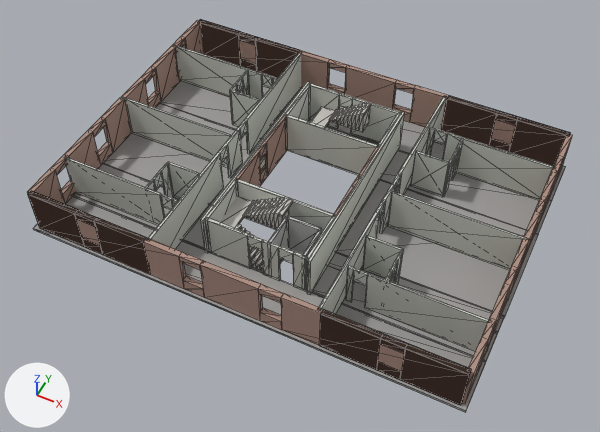
A saved change to the glTF model game/assets/building/floor_03.glb.
One viewpoint serves both versions: a 50 mm camera at (15.8, -32.8, 45.2) aimed at (0.3, -1.7, 6.4). Every picture has the same lights, and +X, +Y and +Z are marked at lower left. The older version comes first. Mesh edges are drawn as thin lines. Objects named as collision shapes, trigger or cutter boxes, shadow casters or lower levels of detail are left out. Vertices at exactly the same position are counted once.

Names of what the first picture shows: 'F03_slabs-col', 'F03_stairs', 'F03_walls-col', 'F03_walls_brick-col', 'F03_walls_conc-col'.
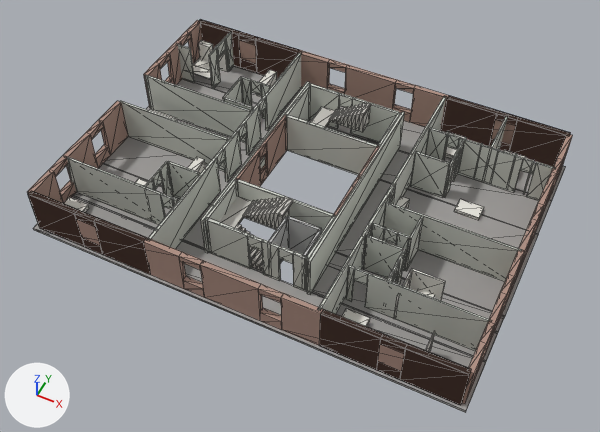
Edits to the bpy script that builds the scene:
```text
Change me_f03_walls_brick_col:
    where me_f03_walls_brick_col.from_pydata(...)  # 368 vertices, 784 faces; spans x -13.8..13.8, y -9.8..9.8, z 6.4..9.4
    me_f03_walls_brick_col part 1: the loose piece of 40 vertices spanning x -13.8..-13.5, y -9.6..-0.1, z 6.4..9.4 is scaled about its middle by (1, 0.961, 1), then moved by (0.0, -0.2, 0.0)
    me_f03_walls_brick_col part 2: the loose piece of 40 vertices spanning x 13.5..13.8, y 0.1..9.6, z 6.4..9.4 is scaled about its middle by (1, 1.09, 1), then moved by (0.0, -0.5, 0.0)
    me_f03_walls_brick_col part 3: the loose piece of 40 vertices spanning x 13.5..13.8, y -9.6..-0.1, z 6.4..9.4 is scaled about its middle by (1, 0.907, 1), then moved by (0.0, -0.5, 0.0)
    me_f03_walls_brick_col part 4: all 16 vertices in x -13.8..-13.5, y 6.1..7.4, z 6.4..9.4 are moved by (0.0, 0.8, 0.0)
    me_f03_walls_brick_col part 5: all 16 vertices in x -13.8..-13.5, y 2.3..3.6, z 6.4..9.4 are moved by (0.0, 1.8, 0.0)
    me_f03_walls_brick_col part 6: all 4 vertices in x -13.8..-13.5, y 0.1, z 6.4..9.4 are moved by (0.0, 2.6, 0.0)
Change me_f03_walls_col:
    remove me_f03_walls_col.from_pydata(...)  # 388 vertices, 672 faces; spans x -13.6..13.6, y -9.6..9.6, z 6.4..9.4
    add me_f03_walls_col.from_pydata(...)  # 472 vertices, 816 faces; spans x -13.6..13.6, y -9.6..9.6, z 6.4..9.4
    me_f03_walls_col part 7: the loose piece of 8 vertices spanning x -13.6..-5.5, y -0.1..0.1, z 6.4..9.4 is moved by (0.0, -0.4, 0.0)
    me_f03_walls_col part 8: the loose piece of 8 vertices spanning x 5.5..13.6, y -0.1..0.1, z 6.4..9.4 is moved by (-19.2, 2.6, 0.0)
    me_f03_walls_col part 9: a new loose piece, a box spanning x 5.51..13.65, y -1.0..-0.88, z 6.4..9.42, in mat_m_plaster (light grey #ced1c8)
    me_f03_walls_col part 10: the loose piece of 20 vertices spanning x -7.8..-7.7, y 3.8..6.2, z 6.4..9.4 is copied, and the copy is scaled about its middle by (1, 1.34, 1), then moved by (-3.2, 3.0, 0.0); it spans x -11.0..-10.8, y 6.5..9.6, z 6.4..9.4
    me_f03_walls_col part 11: the loose piece of 8 vertices spanning x -7.7..-5.5, y 3.8..3.9, z 6.4..9.4 is moved by (0.0, -0.9, 0.0)
    me_f03_walls_col part 12: a new loose piece, a box spanning x 9.52..9.64, y 6.25..9.65, z 6.4..9.42, in mat_m_plaster (light grey #ced1c8)
    me_f03_walls_col part 13: a new loose piece, a box spanning x 7.75..7.87, y -2.84..-1.0, z 6.4..9.42, in mat_m_plaster (light grey #ced1c8)
    me_f03_walls_col part 14: a new loose piece of 20 vertices spanning x -7.7..-5.5, y 5.3..5.4, z 6.4..9.4, in mat_m_plaster (light grey #ced1c8)
    me_f03_walls_col part 15: a new loose piece of 20 vertices spanning x 5.5..7.7, y -2.9..-2.8, z 6.4..9.4, in mat_m_plaster (light grey #ced1c8)
    me_f03_walls_col part 16: 33 vertices moved from x -13.6..-5.2, y -3.8..6.4, z 6.4..9.4 to x -13.6..-5.2, y -3.8..6.6, z 6.4..9.4; 47 vertices removed from x -13.6..-5.2, y -6.2..6.4, z 6.4..9.4; 35 vertices added at x -13.6..-5.2, y -6.2..6.6, z 6.4..9.4
    me_f03_walls_col part 17: 15 vertices moved from x 5.2..6.7, y -3.8..6.4, z 6.4..9.4 to x 5.2..7.5, y -3.8..6.3, z 6.4..9.4; 46 vertices removed from x 5.2..13.6, y -6.2..6.4, z 6.4..9.4; 58 vertices added at x 5.2..13.6, y -6.2..6.3, z 6.4..9.4
Add ob_f03_furniture_col:
    ob_f03_furniture_col = bpy.data.objects.new('F03_furniture-col', me_f03_furniture_col)  # 206 vertices, 312 faces; spans x -13.3..12.3, y -9.2..9.2, z 6.4..9.4; in mat_m_trim (white #edebe3)
    ob_f03_furniture_col.location = (0.0, 0.0, 0.0)
```

Boxes [x1, y1, x2, y2] around the edits, measured in the pictures (600 x 432 px; the box of a moved part takes in the faces that stretch with it):
'F03_walls-col', reshaped: before [64, 46, 556, 352]; after [66, 32, 556, 351]
'F03_furniture-col', added: after [63, 40, 534, 352]
part 1 of me_f03_walls_brick_col, moved or reshaped: before [27, 97, 132, 204]; after [27, 101, 128, 203]
part 2 of me_f03_walls_brick_col, moved or reshaped: before [519, 135, 573, 272]; after [515, 135, 573, 281]
part 3 of me_f03_walls_brick_col, moved or reshaped: before [462, 239, 529, 404]; after [462, 250, 524, 404]
part 4 of me_f03_walls_brick_col, moved or reshaped: before [171, 20, 203, 81]; after [177, 20, 202, 64]
part 5 of me_f03_walls_brick_col, moved or reshaped: before [141, 47, 180, 108]; after [156, 41, 182, 85]
part 6 of me_f03_walls_brick_col, moved or reshaped: before [122, 77, 149, 106]; after [144, 62, 162, 108]
part 7 of me_f03_walls_col, moved or reshaped: before [123, 97, 231, 167]; after [119, 101, 228, 171]
part 8 of me_f03_walls_col, moved or reshaped: before [388, 191, 527, 270]; after [145, 75, 251, 143]
part 9 of me_f03_walls_col, added: after [383, 202, 522, 282]
part 10 of me_f03_walls_col, added: after [209, 32, 234, 89]
part 11 of me_f03_walls_col, moved or reshaped: before [230, 90, 260, 126]; after [223, 97, 254, 111]
part 12 of me_f03_walls_col, added: after [491, 116, 508, 149]
part 13 of me_f03_walls_col, added: after [405, 216, 424, 271]
part 14 of me_f03_walls_col, added: after [241, 77, 271, 119]
part 15 of me_f03_walls_col, added: after [372, 224, 410, 271]
part 16 of me_f03_walls_col, moved or reshaped: before [145, 46, 301, 249]; after [145, 44, 302, 249]
part 17 of me_f03_walls_col, moved or reshaped: before [317, 96, 556, 314]; after [317, 128, 556, 314]
